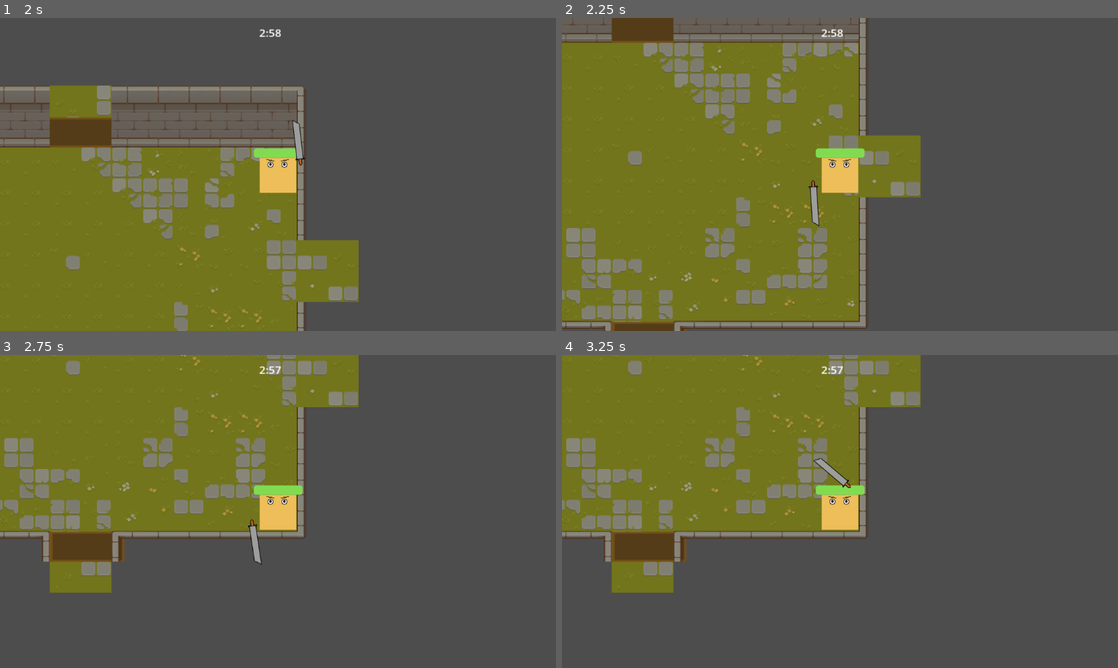
Above: before the commit, frames 1-4 (two rows, left to right).
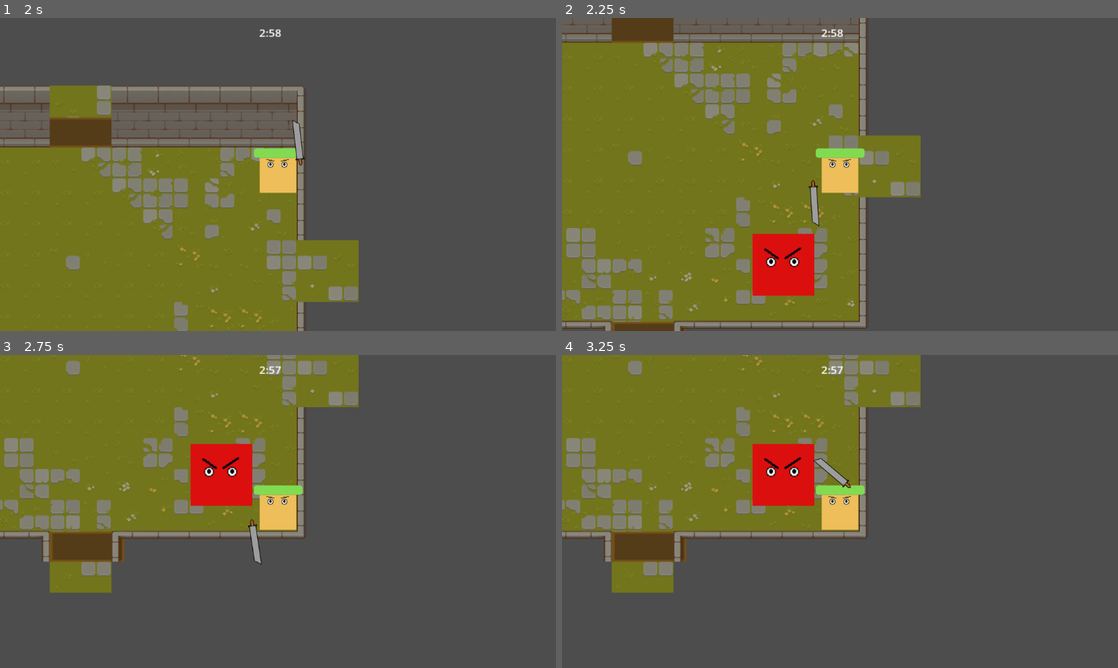
Above: after the commit, the same moments.

Repository: Filip22022/MazePrisoner
Game: Godot game, scene res://game.tscn
Same seed, same stepped clock (60 frames per second), same inputs: the game is played once before the commit and once after it.
Inputs (mouse positions are in pixels of both pictures, inside the frame that each line leads up to):
- Up to frame 1 (2 s): click "Start" at 0.5 s; tap Enter at 1.25 s; move the mouse to (400, 158) at 1.27 s; hold D (move_right) from 1.28 s (still down); click (400, 158) at 1.35 s
- Up to frame 2 (2.25 s): move the mouse to (728, 190) at 2.02 s; release D (move_right) at 2.03 s; hold S (move_down) from 2.03 s (still down); tap Space (Dash) at 2.1 s
- Up to frame 3 (2.75 s): keep holding S (move_down)
- Up to frame 4 (3.25 s): move the mouse to (895, 442) at 2.77 s; release S (move_down) at 2.78 s; hold D (move_right) from 2.78 s (still down); click (895, 442) at 2.85 s

Frame 1 is identical in both runs. In frame 2, 2.2% of the frame differs, in the area x 34-46%, y 68-89%; in frame 3, 2.2%; in frame 4, 2.2%.

Commit message:
update collision layers for transitions

Diff:
--- a/scenes/objects/room_transition_area.gd
+++ b/scenes/objects/room_transition_area.gd
@@ -5,8 +5,8 @@
 signal transition_entered(direction: Directions.Direction)
 
 func _init():
-	set_collision_layer(4)
-	set_collision_mask(4)
+	set_collision_layer(8)
+	set_collision_mask(8)
 
 func _ready():
 	connect("area_entered", _on_area_entered)
--- a/scenes/rooms/start_room/start_room.tscn
+++ b/scenes/rooms/start_room/start_room.tscn
@@ -1,9 +1,10 @@
-[gd_scene load_steps=6 format=3 uid="uid://djgb0bj5l1fua"]
+[gd_scene load_steps=7 format=3 uid="uid://djgb0bj5l1fua"]
 
 [ext_resource type="Script" path="res://scenes/rooms/start_room/start_room.gd" id="1_l5iam"]
 [ext_resource type="TileSet" uid="uid://moxefdee3n06" path="res://assets/tileset.tres" id="2_lj034"]
 [ext_resource type="Script" path="res://scenes/objects/room_transition_area.gd" id="3_n6ho0"]
 [ext_resource type="PackedScene" uid="uid://b45la76gpqvta" path="res://scenes/objects/door/door.tscn" id="4_yf4uc"]
+[ext_resource type="PackedScene" uid="uid://c71rjr71opqes" path="res://characters/enemies/enemy1/enemy1.tscn" id="5_6atdb"]
 
 [sub_resource type="RectangleShape2D" id="RectangleShape2D_anhal"]
 size = Vector2(86.5, 68)
@@ -86,6 +87,9 @@
 rotation = -1.57049
 scale = Vector2(1.2, 1)
 
+[node name="Enemy1" parent="." instance=ExtResource("5_6atdb")]
+position = Vector2(144, 120)
+
 [connection signal="transition_entered" from="TransitionAreaTop" to="." method="_on_transition_area_transition_entered"]
 [connection signal="transition_entered" from="TransitionAreaRight" to="." method="_on_transition_area_transition_entered"]
 [connection signal="transition_entered" from="TransitionAreaDown" to="." method="_on_transition_area_transition_entered"]
